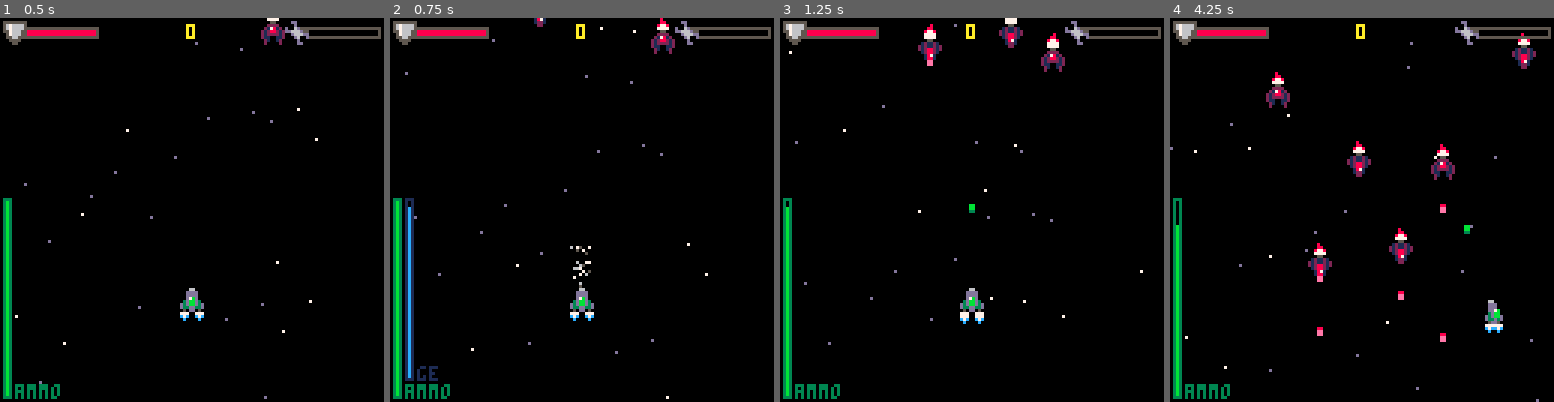
Above: before the commit, frames 1-4 (left to right).
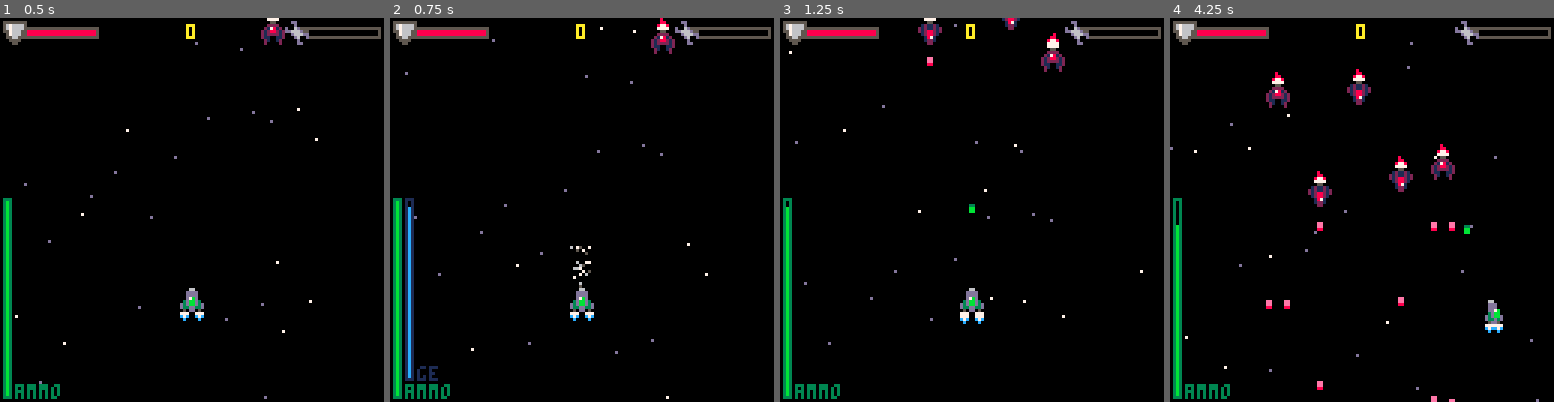
Above: after the commit, the same moments.

Repository: Sreaz0ne/the-recycler-p8
Game: PICO-8 cartridge the_recycler.p8
Two runs of this game, one before a commit and one after it. Both use one fixed random seed, a clock stepped at 60 frames per second and the inputs below.
Inputs:
- Up to frame 1 (0.5 s): tap X (X key) at 0.33 s
- Up to frame 2 (0.75 s): tap O (Z key) at 0.7 s
- Up to frame 3 (1.25 s): tap X (X key) at 1.07 s
- Up to frame 4 (4.25 s): hold Right 1.6-2.1 s; tap O (Z key) every 0.4 s from 1.7 to 4.1 s; tap X (X key) at 1.85, 2.97, 4.08 s; hold Up 2.15-2.42 s; hold Right 2.47-3.03 s; hold Left 3.08-3.58 s; hold Down 3.63-3.97 s; hold Right from 4.02 s (still down)

Frame 1 is identical in both runs. In frame 2, less than 0.1% of the frame differs, in the area x 37-41%, y 0-3%; in frame 3, 0.8%; in frame 4, 2.6%, in the area x 25-96%, y 3-100%.

Commit message:
Enemy gives different score & shoots different bullet

Diff:
--- a/the_recycler.p8
+++ b/the_recycler.p8
@@ -234,7 +234,6 @@
 	isshting=0
 	isvcm=0
 	plyr={
-		stype="p",
 		x=60,
 		y=90,
 		speed=1,
@@ -248,7 +247,14 @@
 		ammo=30,
 		ammomax=30,
 		scraps=0,
-		smax=2
+		smax=2,
+		gun={
+			{
+				b=get_btype(48),
+				x=3,
+				y=0
+			}
+		}
 	}
 end
 
@@ -296,9 +302,9 @@
 	and plyr.timetoshoot==0
 	and isvcm==0
 	and plyr.ammo>0 then
-		shoot(plyr)
+		shoot(plyr,0)
 		plyr.timetoshoot=8
-		plyr.ammo-=1
+
 		isshting=1
 	end
 	if (btn(❎)==false) isshting=0
@@ -367,36 +373,59 @@
 end
 -->8
 --enemies
-function get_e(i)
+function get_e()
 	local e={
-			stype="e",
-			x=flr(gap*i+8*(i-1)),
+			x=0,
 			y=-flr(rnd(100)),
 			box={x1=0,x2=7,y1=0,y2=7},
 			flamespr=24,
 			flsh=0,
 			firerate=flr(rnd(250))+80,
 			timetosht=flr(rnd(100))+30,
-			speed=0,
-			hp=0,
-			sprt=nil
+			speed,hp,scre=0,0,0,
+			sprt=nil,
+			gun={}
 	}
 	local r=flr(rnd(101))
 	if r>=0
 	and r<41 then
-		e.speed=0.4
+		e.speed=0.3
 		e.hp=2
 		e.sprt=32
+		e.scre=25
+		e.bsprt=49
+		add(e.gun,{
+			b=get_btype(49),
+			x=3,
+			y=8
+		})
 	elseif r>=41
 	and r<81 then
 		e.speed=0.2
 		e.hp=3
 		e.sprt=33
+		e.scre=50
+		add(e.gun,{
+			b=get_btype(49),
+			x=0,
+			y=8
+		})
+		add(e.gun,{
+			b=get_btype(49),
+			x=6,
+			y=8
+		})
  elseif r>=81
 	and r<101 then
 		e.speed=0.1
 		e.hp=4
 		e.sprt=34
+		e.scre=100
+		add(e.gun,{
+			b=get_btype(54),
+			x=2,
+			y=8
+		})
 	end
 	return e
 end
@@ -404,8 +433,9 @@
 function spwn_enemies(nb)
 	gap=(128-8*nb)/(nb+1)
 	for i=1,nb do
-		enemy=get_e(i)
-		add(enemies,enemy)
+		e=get_e()
+		e.x=flr(gap*i+8*(i-1))
+		add(enemies,e)
 	end
 end
 
@@ -417,7 +447,7 @@
 
 		if e.timetosht==0
 		and e.x>0 then
-			shoot(e)
+			shoot(e,nil)
 			e.timetosht=e.firerate
 		end
 
@@ -444,8 +474,8 @@
 	if e.hp <= 0 then
 		explod(e.x+4,e.y+4)
 		add_scrap(e.x,e.y,e.speed)
+		score+=e.scre
 		del(enemies,e)
-		score+=100
 	end
 end
 
@@ -468,38 +498,52 @@
 -->8
 --bullets
 
-function getbllttype(tp)
+function get_btype(sprt)
 	local b={}
-	if tp=="p" then
+	if sprt==48 then
 		b={
+		 btype="p",
 			sprt=48,
 			box={x1=3,x2=4,y1=0,y2=2},
 			speed=2.5,
-			bsfx=0
-		}
-	elseif tp=="e" then
+			ammo=1
+		}
+	elseif sprt==49 then
 		b={
+			btype="e",
 			sprt=49,
 			box={x1=3,x2=4,y1=5,y2=7},
-			speed=-0.5,
-			bsfx=nil
+			speed=-0.6,
+			ammo=1
+		}
+	elseif sprt==54 then
+		b={
+			btype="e",
+			sprt=54,
+			box={x1=2,x2=5,y1=4,y2=7},
+			speed=-0.7,
+			ammo=3
 		}
 	end
 	return b
 end
 
-function shoot(s)
-	b=getbllttype(s.stype)
-	bullet={
-		btype=s.stype,
-		x=s.x,
-		y=s.y,
-		speed=b.speed,
-		box=b.box,
-		sprt=b.sprt
-	}
-	add(bullets,bullet)
-	if (b.bsfx!=nil) sfx(b.bsfx)
+function shoot(s,ssfx)
+	for g in all(s.gun) do
+		bullet={
+			btype=g.b.btype,
+			x=s.x+g.x-g.b.box.x1,
+			y=s.y+g.y-g.b.box.y1,
+			speed=g.b.speed,
+			box=g.b.box,
+			sprt=g.b.sprt,
+			ammo=g.b.ammo
+		}
+		add(bullets, bullet)
+		if (g.b.btype=="p") s.ammo-=g.b.ammo
+	end
+
+	if (ssfx!=nil) sfx(ssfx)
 end
 
 function updt_bullets()
@@ -528,7 +572,7 @@
 			and isvcm==1 then
 				local vacuumed=vacuum(b)
 				if vacuumed==1 then
-					plyr.ammo+=5
+					plyr.ammo+=b.ammo
 					if (plyr.ammo>plyr.ammomax) plyr.ammo=plyr.ammomax
 					del(bullets,b)
 				end
@@ -1014,14 +1058,14 @@
 00187100211001120012210000000000000000000000000000000000000000000000000000000000000000000000000000000000000000000000000000000000
 00122100021001200022220000000000000000000000000000000000000000000000000000000000000000000000000000000000000000000000000000000000
 000220000200002000dddd0000000000000000000000000000000000000000000000000000000000000000000000000000000000000000000000000000000000
-000bb000000000005555555500dd000005650065d600000000000000000000000000000000000000000000000000000000000000000000000000000000000000
+00033000000000005555555500dd000005650065d600000000000000000000000000000000000000000000000000000000000000000000000000000000000000
 000bb0000000000056766665000d00000056006660033d0000000000000000000000000000000000000000000000000000000000000000000000000000000000
-000330000000000056766665d006d555000005550063b66000888800000000000000000000000000000000000000000000000000000000000000000000000000
-000000000000000055766655dd666d55565000000333b6d6088ee880000000000000000000000000000000000000000000000000000000000000000000000000
-00000000000000000576665000d666dd5660005003bbbbbd08eeee80000000000000000000000000000000000000000000000000000000000000000000000000
-000000000008800005566550000d600d057505500663b6d008e8ee80000000000000000000000000000000000000000000000000000000000000000000000000
-00000000000ee000005555000000d000056606500063b60d088ee880000000000000000000000000000000000000000000000000000000000000000000000000
-00000000000ee000000550000000dd00005505500000060600888800000000000000000000000000000000000000000000000000000000000000000000000000
+000bb0000000000056766665d006d555000005550063b66000000000000000000000000000000000000000000000000000000000000000000000000000000000
+000000000000000055766655dd666d55565000000333b6d600088000000000000000000000000000000000000000000000000000000000000000000000000000
+00000000000000000576665000d666dd5660005003bbbbbd008e8800000000000000000000000000000000000000000000000000000000000000000000000000
+00000000000ee00005566550000d600d057505500663b6d0008ee800000000000000000000000000000000000000000000000000000000000000000000000000
+00000000000ee000005555000000d000056606500063b60d008e8800000000000000000000000000000000000000000000000000000000000000000000000000
+0000000000088000000550000000dd00005505500000060600088000000000000000000000000000000000000000000000000000000000000000000000000000
 55555555555555550000066666600000000000555500000000000060060000000000000000000000000000000000000000000000000000000000000000000000
 55555555555555550000066666600000000005666650000000000060060000000000000000000000000000000000000000000000000000000000000000000000
 55667676666666550000dddddddd0000000005666650000000000060060000000000000000000000000000000000000000000000000000000000000000000000
